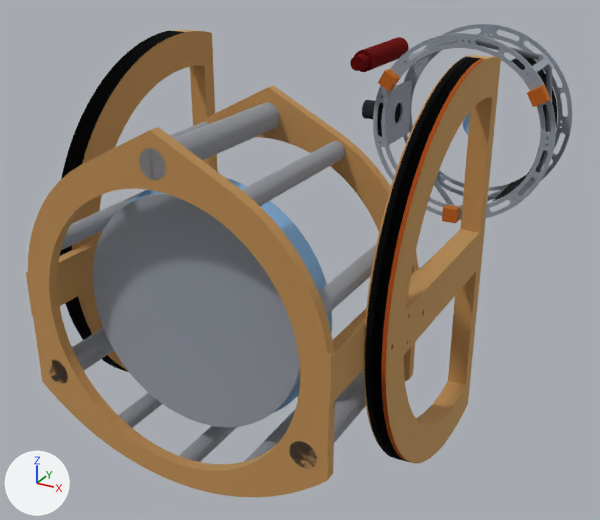
What one commit did to the glTF model goto-rebuild/out/tube.glb.
The view is the same before and after, from a 50 mm camera at (700.0, -1316.0, 595.0) aimed at (-124.0, 181.0, -154.0). The axes (+X, +Y, +Z) are drawn at lower left. The lights are the same throughout. The older version comes first. Where no turn or scale is listed for an object, it has been applied to the vertices. Vertices at exactly the same position are counted once.

Objects in the first picture: 'alt_bearing_drive', 'alt_bearing_plain', 'alt_belt_on_rim', 'cage_ring_lower', 'cage_ring_upper', 'cage_waypoint_finder', 'ebony_drive', 'ebony_plain', 'encoder_strip_alt', 'mirror_cage', 'mirror_cage_tubes', 'mirror_cell_9pt', 'primary_mirror' and 9 more.
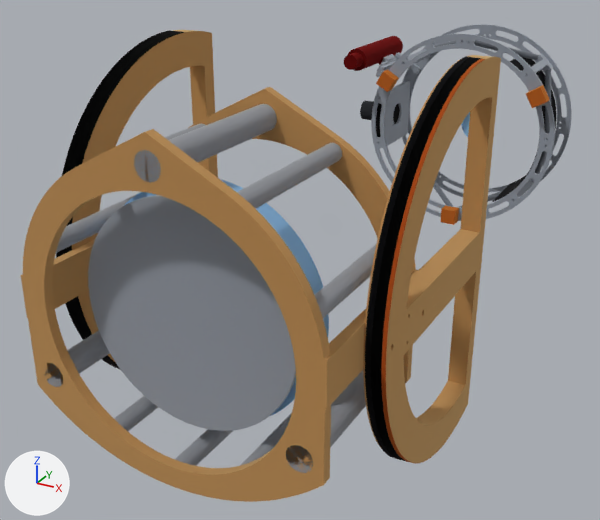
What differs and where, as boxes [x1, y1, x2, y2] in the pictures (600 x 520 px):
'mirror_cage', moved
    before: [26, 85, 420, 497]
    after: [21, 87, 418, 502]
'mirror_cell_9pt', moved
    before: [93, 193, 300, 427]
    after: [88, 195, 296, 431]
'mirror_cage_tubes', moved
    before: [48, 103, 376, 469]
    after: [44, 104, 376, 473]
'cage_waypoint_finder', reshaped
    before: [350, 37, 409, 72]
    after: [344, 36, 403, 71]
'cage_finder_cradle', added
    after: [376, 60, 421, 77]
'cage_finder_adjuster', added
    after: [377, 52, 402, 72]

The change in detail:
me_mirror_cell_9pt is used by ob_mirror_cell_9pt; location (0.0, 0.0, 0.0).
me_mirror_cell_9pt had 276 vertices, 548 faces and spanned x -196.0..196.0, y -395.0..-352.0, z -196.0..196.0.
me_mirror_cell_9pt now has 276 vertices, 548 faces and spans x -196.0..196.0, y -406.0..-363.0, z -196.0..196.0.
me_mirror_cell_9pt part 1: the whole mesh is moved by (0.0, -11.0, 0.0).
me_mirror_cage_tubes is used by ob_mirror_cage_tubes; location (0.0, 0.0, 0.0).
me_mirror_cage_tubes had 2520 vertices, 5000 faces and spanned x -256.0..256.0, y -460.0..-109.0, z -269.0..283.0.
me_mirror_cage_tubes now has 2520 vertices, 5000 faces and spans x -256.0..256.0, y -471.0..-120.0, z -269.0..283.0.
me_mirror_cage_tubes part 2: the whole mesh is moved by (0.0, -11.0, 0.0).
me_mirror_cage is used by ob_mirror_cage; location (0.0, 0.0, 0.0).
me_mirror_cage had 828 vertices, 1664 faces and spanned x -275.0..275.0, y -460.0..-135.0, z -273.0..308.0.
me_mirror_cage now has 828 vertices, 1664 faces and spans x -275.0..275.0, y -471.0..-146.0, z -273.0..308.0.
me_mirror_cage part 3: the whole mesh is moved by (0.0, -11.0, 0.0).
me_cage_waypoint_finder is used by ob_cage_waypoint_finder; location (0.0, 0.0, 0.0).
me_cage_waypoint_finder had 504 vertices, 1004 faces and spanned x -319.0..-258.0, y 808.0..1113.0, z 136.0..197.0.
me_cage_waypoint_finder now has 514 vertices, 1024 faces and spans x -329.0..-261.0, y 786.0..1092.0, z 142.0..203.0.
me_cage_waypoint_finder part 4: 504 vertices removed from x -319.0..-258.0, y 808.0..1113.0, z 136.0..197.0; 514 vertices added at x -329.0..-261.0, y 786.0..1092.0, z 142.0..203.0.
Mesh me_cage_finder_adjuster is new.
It has 2312 vertices, 4640 faces and spans x -275.0..-217.0, y 883.0..1036.0, z 111.0..171.0.
It uses material mat_mat_1 (light grey #bdc2c9).
Mesh me_cage_finder_cradle is new.
It has 4332 vertices, 8680 faces and spans x -254.0..-191.0, y 858.0..1061.0, z 105.0..156.0.
It uses material mat_mat_1 (light grey #bdc2c9).
Object 'cage_finder_adjuster' (ob_cage_finder_adjuster) is new; it shows me_cage_finder_adjuster.
Its location is (0.0, 0.0, 0.0).
Object 'cage_finder_cradle' (ob_cage_finder_cradle) is new; it shows me_cage_finder_cradle.
Its location is (0.0, 0.0, 0.0).
